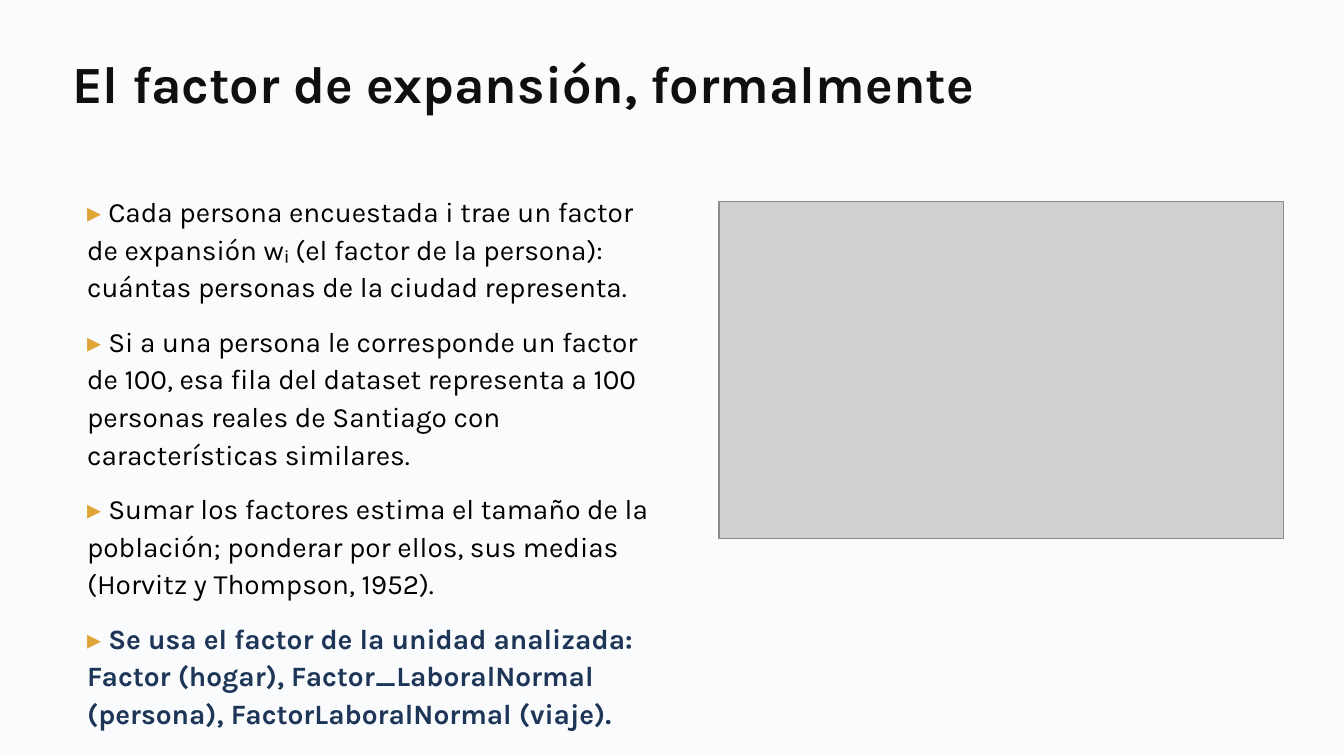
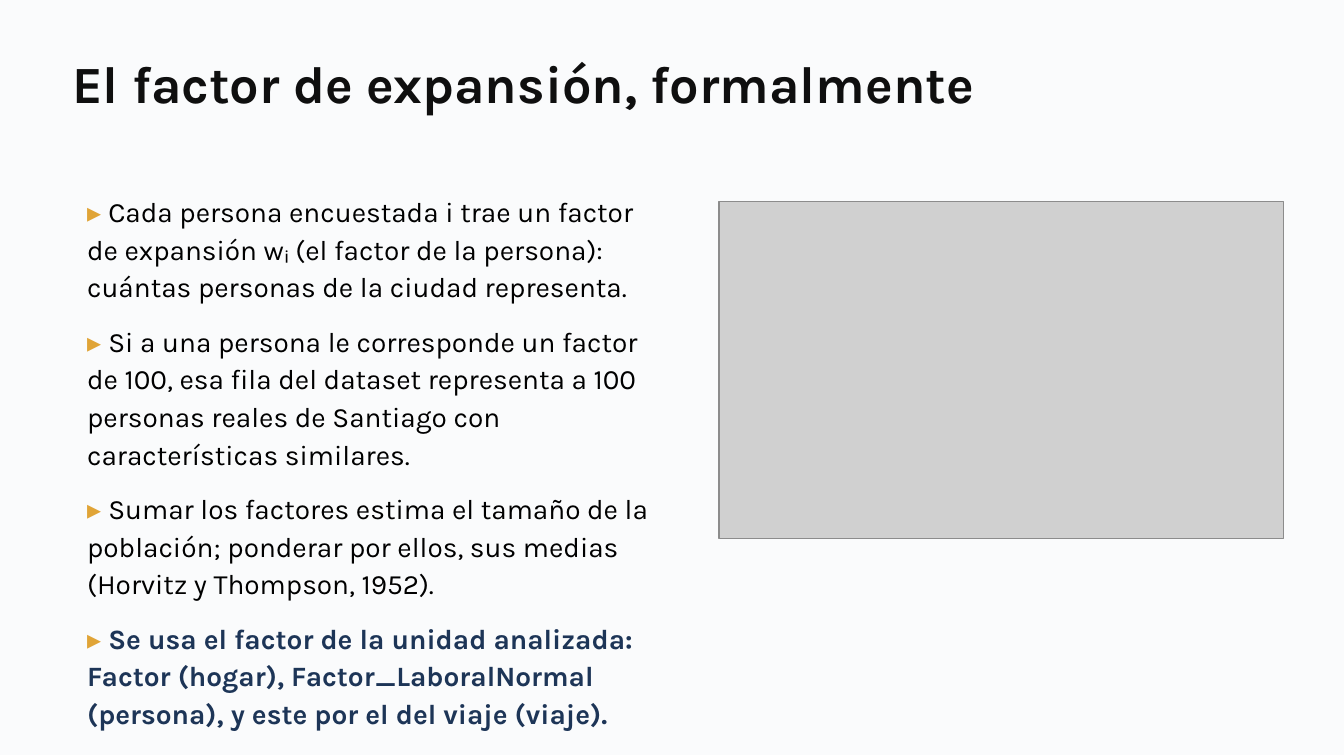
Before and after one commit to daniopitz/cienciadatos, a slide deck: slide 27 of presentaciones/clase02_pandas_eda.pptx. Drawn at 1344x755 pixels with LibreOffice and Linux fonts; fonts in the diff are those of the drawing; grey boxes stand for pictures. Boxes give left, top, right and bottom in pixels: in the first picture for what was removed or moved away, otherwise in the second. Text is boxed around its words. In the diff, an @@ line names an element or a change of style, - is before the commit and + after.

```diff
--- a/presentaciones/clase02_pandas_eda.pptx
+++ b/presentaciones/clase02_pandas_eda.pptx
@@ text at box(87, 629, 633, 730): text changed @@
-▸ Se usa el factor de la unidad analizada: Factor (hogar), Factor_LaboralNormal (persona), FactorLaboralNormal (viaje).
+▸ Se usa el factor de la unidad analizada: Factor (hogar), Factor_LaboralNormal (persona), y este por el del viaje (viaje).
```
Also in this commit, not shown: 4 other slides changed, 10 other files.
